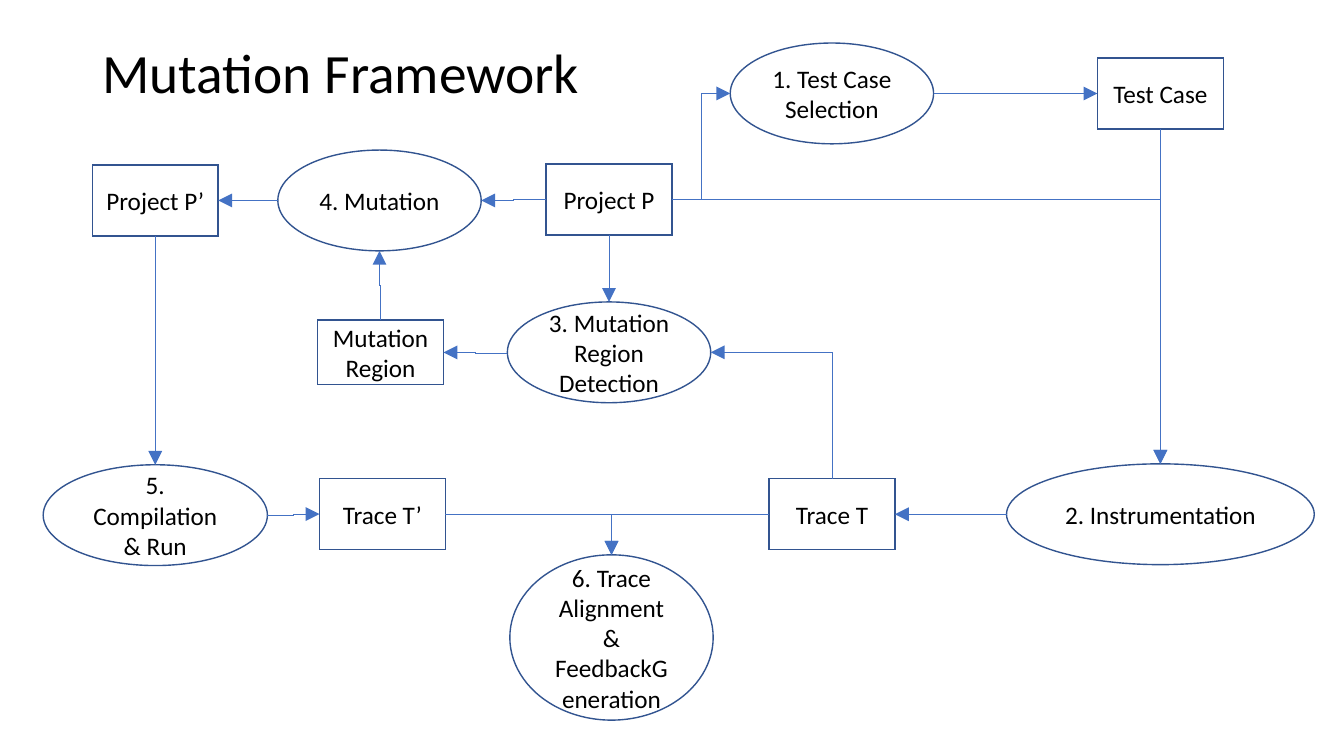
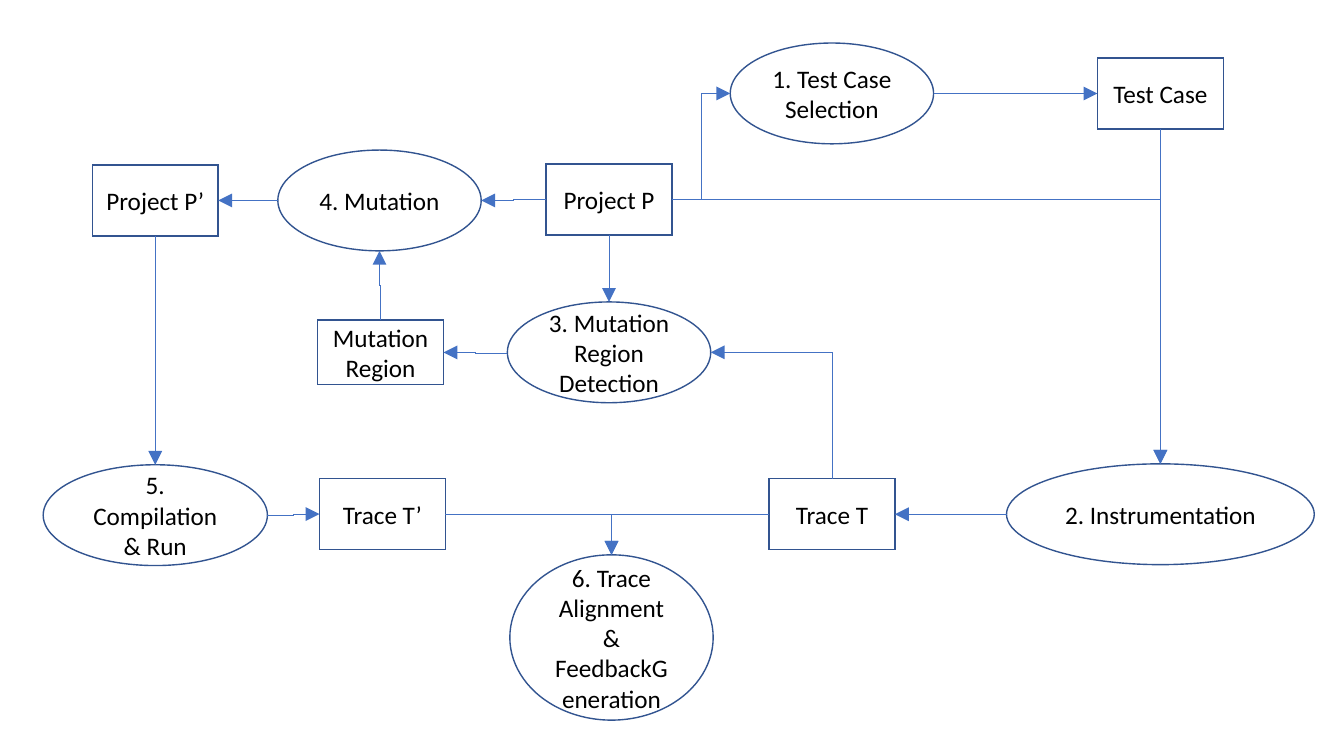
Before and after one commit to llmhyy/java-mutation-framework, a slide deck: slide 2 of mutation framework.pptx. Drawn at 1344x756 pixels with LibreOffice and Linux fonts; fonts in the diff are those of the drawing. Boxes give left, top, right and bottom in pixels: in the first picture for what was removed or moved away, otherwise in the second. Text is boxed around its words. In the diff, an @@ line names an element or a change of style, - is before the commit and + after.

```diff
--- a/mutation framework.pptx
+++ b/mutation framework.pptx
@@ title removed at (x1=102, y1=54, x2=580, y2=94) @@
-Mutation Framework
```
Also in this commit, not shown: 1 slide added, 1 slide removed.
